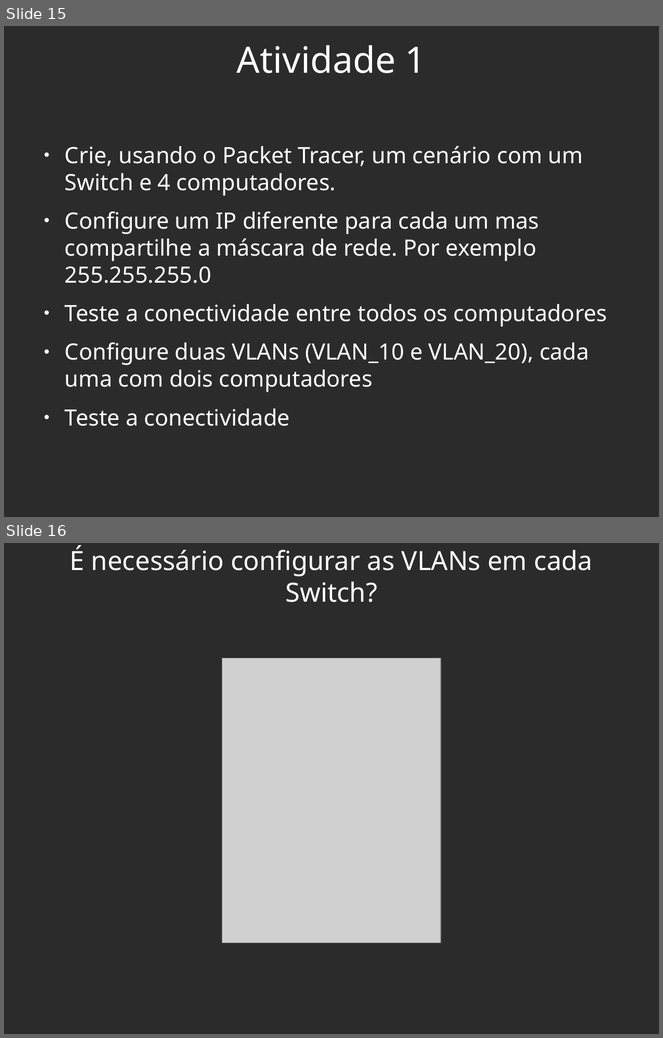
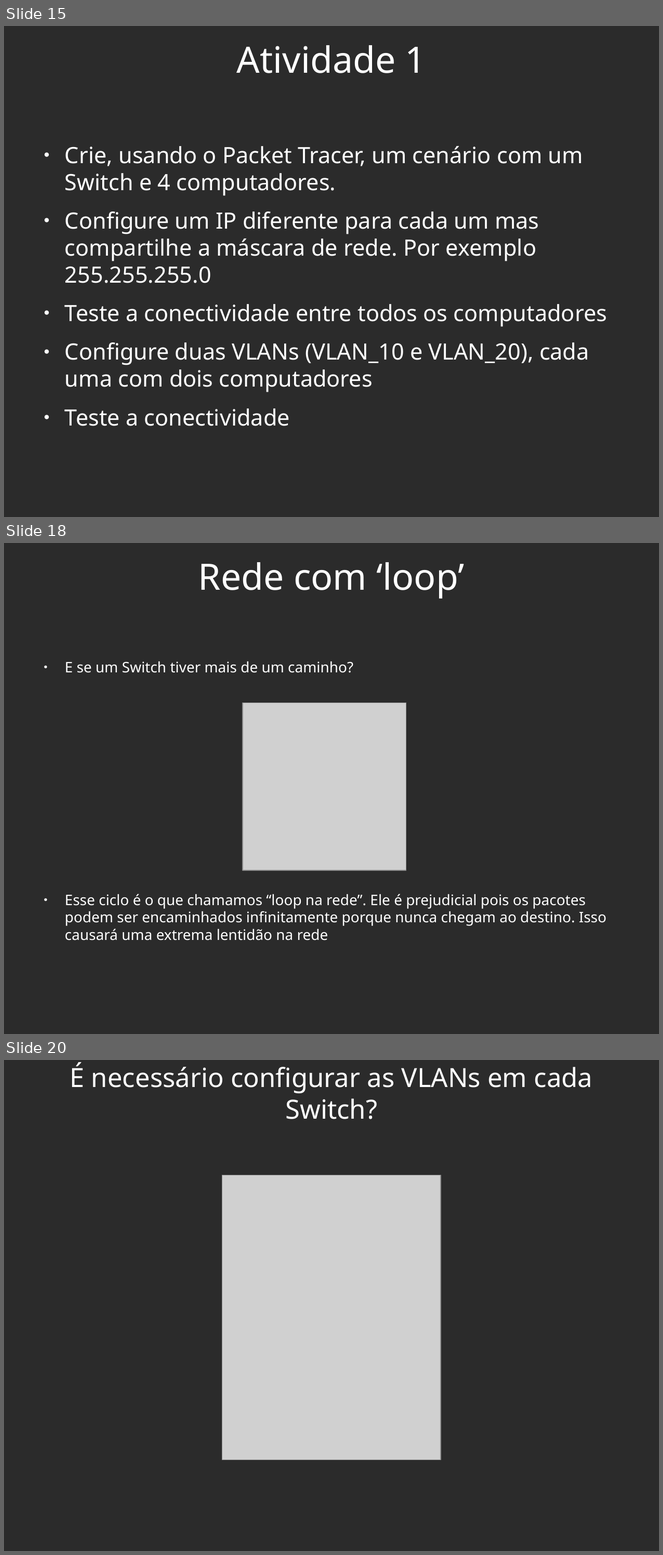
Before and after one commit to viniciusalveshax/aulas, a slide deck: redes-2/pdf08-vlan-switches/pdf08-vlan-switches.odp. Shown one above the other, each under a label of ours: slides 15 and 16 before the commit, slides 15, 18 and 20 after it; the slides between them are not shown. The pictures are 663x1038 and 663x1555 pixels, drawn with LibreOffice and Linux fonts; fonts in the diff are those of the drawing; grey boxes stand for pictures; background and template pictures are left out; a plain dark background stands for a picture behind light text. Boxes give left, top, right and bottom in pixels: in the first picture for what was removed or moved away, otherwise in the second. Text is boxed around its words. In the diff, an @@ line names an element or a change of style, - is before the commit and + after.

```diff
--- a/redes-2/pdf08-vlan-switches/pdf08-vlan-switches.odp
+++ b/redes-2/pdf08-vlan-switches/pdf08-vlan-switches.odp
@@ slide 18 added at [4, 543, 659, 1034], background picture (left out) @@
@@ title added at [198, 562, 464, 599], 44 pt, text #FFFFFF @@
+Rede com ‘loop’
@@ text added at [65, 661, 607, 941], 17.6 pt, text #FFFFFF @@
+● E se um Switch tiver mais de um caminho?
+● Esse ciclo é o que chamamos “loop na rede”. Ele é prejudicial pois os pacotes podem ser encaminhados infinitamente porque nunca chegam ao destino. Isso causará uma extrema lentidão na rede
@@ picture added at [243, 703, 407, 871] @@
@@ what was slide 16 is now slide 20 @@
```
Also in this commit, not shown: 1 slide changed, 4 other slides added, 1 other file.
